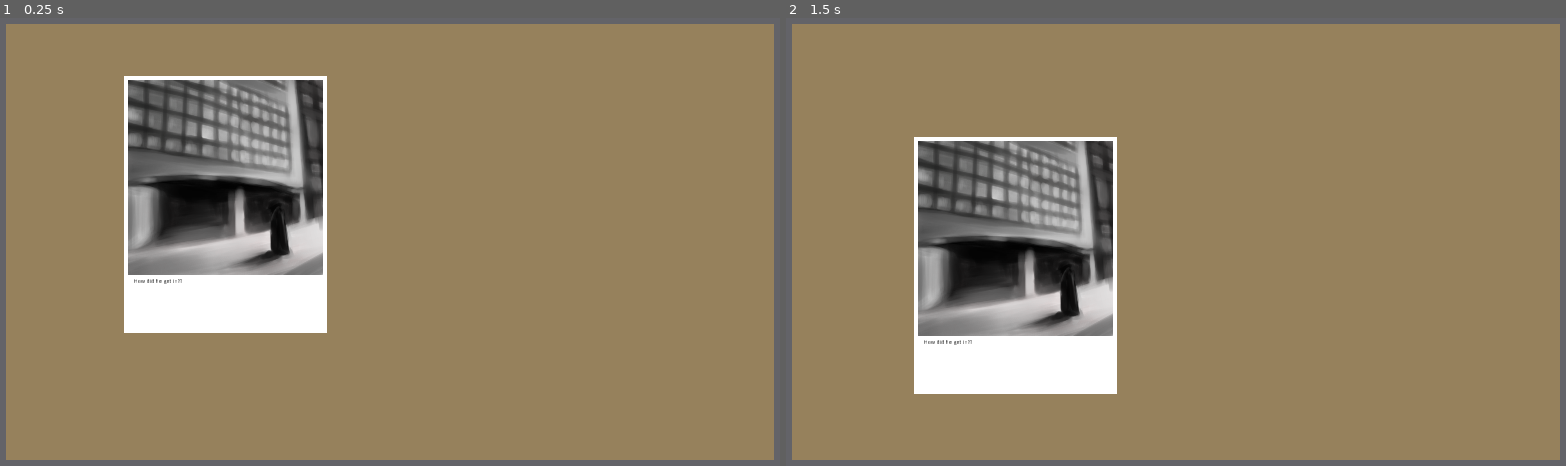
Above: before the commit, frames 1-2 (left to right).
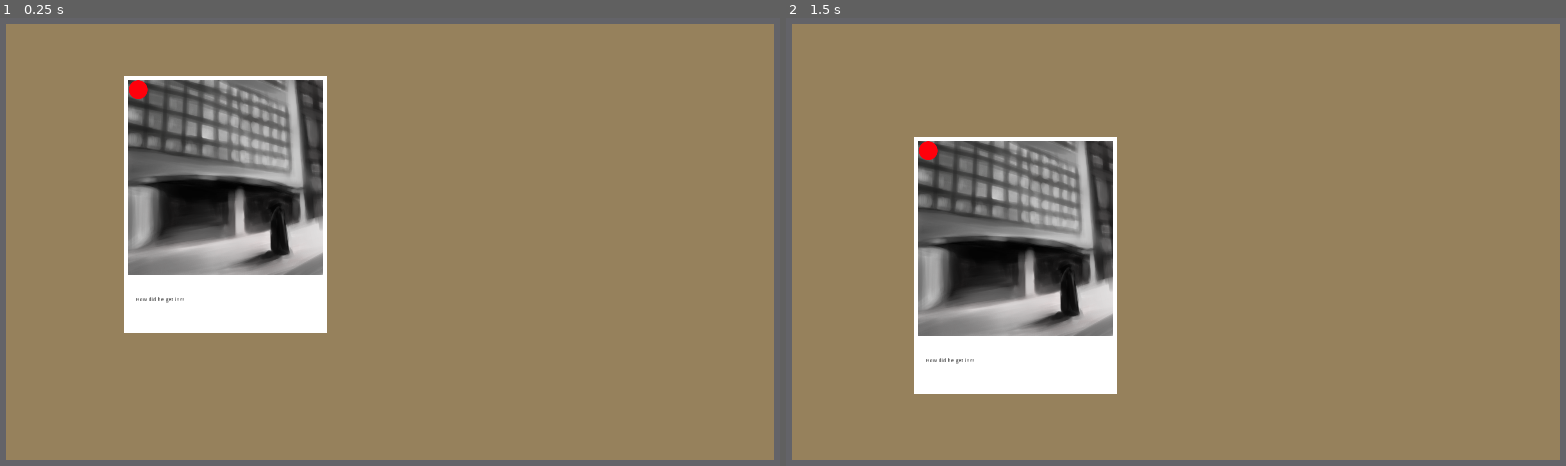
Above: after the commit, the same moments.

Repository: IanWark/VGADGameJamWinter2019
Game: Godot game, scene res://GameScreen.tscn
The game is run twice, just before and just after one commit, with the same random seed, the same clock (stepped at 60 frames per second) and the same inputs.
Inputs (mouse positions are in pixels of both pictures, inside the frame that each line leads up to):
- Up to frame 1 (0.25 s): no input
- Up to frame 2 (1.5 s): tap Enter at 0.5 s; move the mouse to (1012, 206) at 0.52 s; press the mouse at (1012, 206) at 0.53 s; tap Space at 1.25 s; move the mouse to (1012, 264) at 1.27 s; release the mouse at (1012, 264) at 1.28 s; click (1012, 264) at 1.35 s

The runs differ from the first frame. In frame 1, 0.1% of the frame differs, in the area x 16-24%, y 13-64%; in frame 2, 0.1%.

Commit message:
Add pin to Event

Diff:
--- a/Event.tscn
+++ b/Event.tscn
@@ -1,8 +1,9 @@
-[gd_scene load_steps=5 format=2]
+[gd_scene load_steps=6 format=2]
 
 [ext_resource path="res://Art/event_background.png" type="Texture" id=1]
 [ext_resource path="res://Scripts/Sprite.gd" type="Script" id=2]
 [ext_resource path="res://Art/event_0_JAM.png" type="Texture" id=3]
+[ext_resource path="res://art/pin.png" type="Texture" id=4]
 
 [sub_resource type="RectangleShape2D" id=1]
 
@@ -40,10 +41,10 @@
 anchor_top = 1.0
 anchor_right = 1.0
 anchor_bottom = 1.0
-margin_left = -235.0
-margin_top = -469.0
-margin_right = -290.0
-margin_bottom = -455.0
+margin_left = -230.0
+margin_top = -422.0
+margin_right = -285.0
+margin_bottom = -408.0
 rect_pivot_offset = Vector2( 0, 0 )
 rect_clip_content = false
 mouse_filter = 2
@@ -57,6 +58,11 @@
 max_lines_visible = -1
 _sections_unfolded = [ "custom_colors" ]
 
+[node name="Pin" type="Sprite" parent="." index="3"]
+
+position = Vector2( -223.804, -293.952 )
+texture = ExtResource( 4 )
+
 [connection signal="mouse_entered" from="Area2D" to="." method="_on_Area2D_mouse_entered"]
 
 [connection signal="mouse_exited" from="Area2D" to="." method="_on_Area2D_mouse_exited"]
--- a/scripts/Sprite.gd
+++ b/scripts/Sprite.gd
@@ -8,6 +8,8 @@
 var mouse_to_center
 var draggable_pos
 var mouse_pos
+
+onready var pin = $Pin
 
 func _process(delta):
 
Binary file added: art/pin.png
Not shown, added: art/pin.png.import
